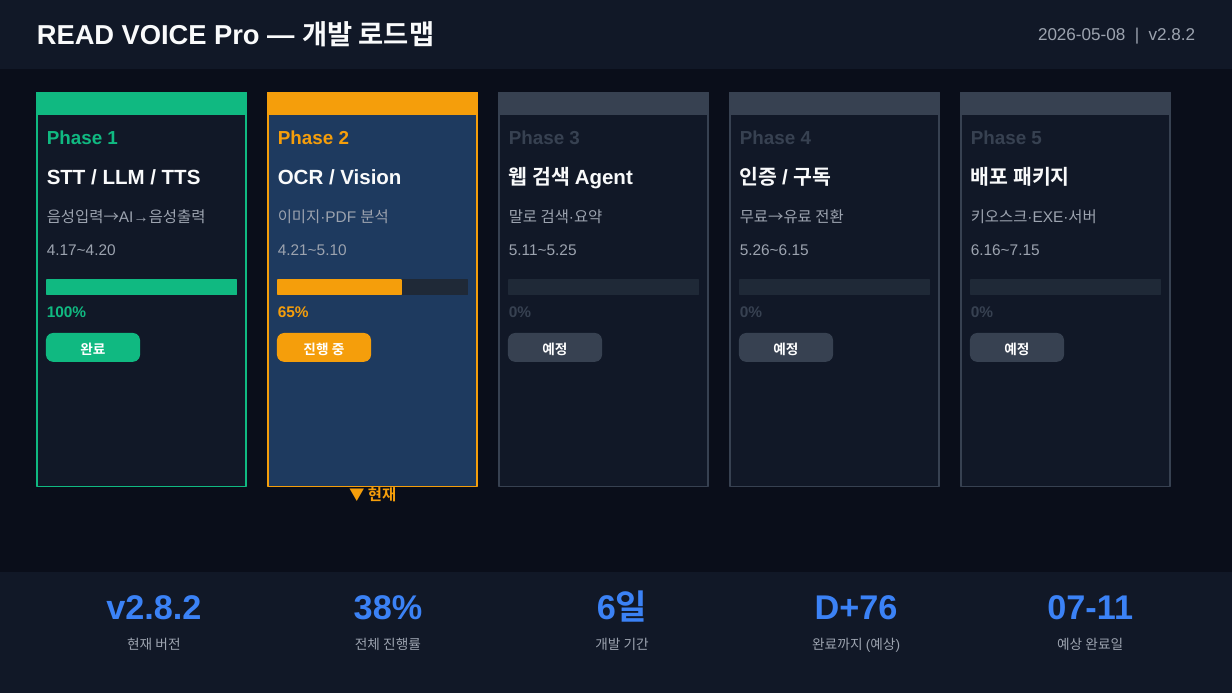
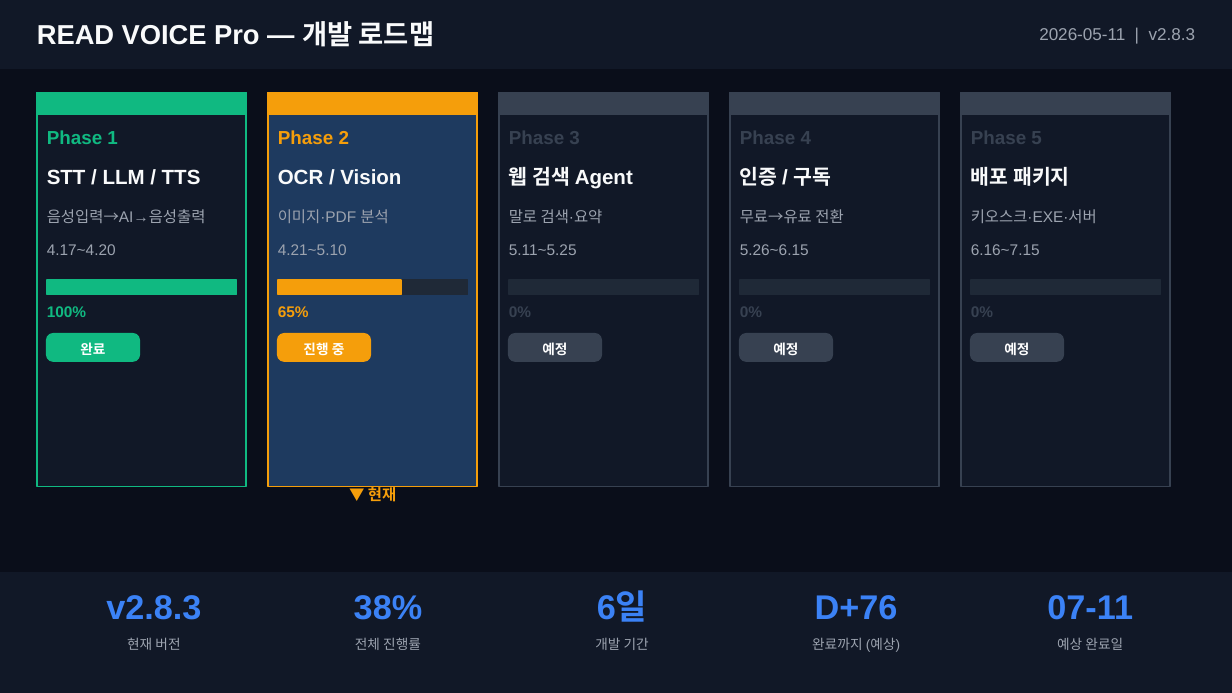
Before and after one commit to nantashin/readvoice-mvp, a slide deck: slide 1 of docs/daily-reports/roadmap_20260511.pptx. Drawn at 1232x693 pixels with LibreOffice and Linux fonts; fonts in the diff are those of the drawing. Boxes give left, top, right and bottom in pixels: in the first picture for what was removed or moved away, otherwise in the second. Text is boxed around its words. In the diff, an @@ line names an element or a change of style, - is before the commit and + after.

```diff
--- a/docs/daily-reports/roadmap_20260511.pptx
+++ b/docs/daily-reports/roadmap_20260511.pptx
@@ text at [1039,28,1195,40]: text changed @@
-2026-05-08 | v2.8.2
+2026-05-11 | v2.8.3
@@ text at [106,595,201,620]: text changed @@
-v2.8.2
+v2.8.3
```
Also in this commit, not shown: 1 other slide changed, 2 other files.
